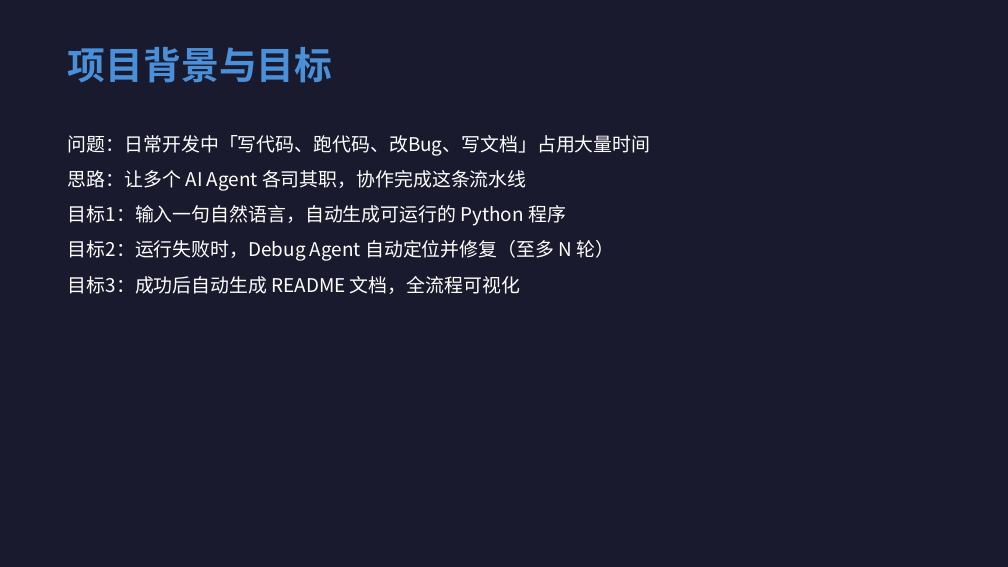
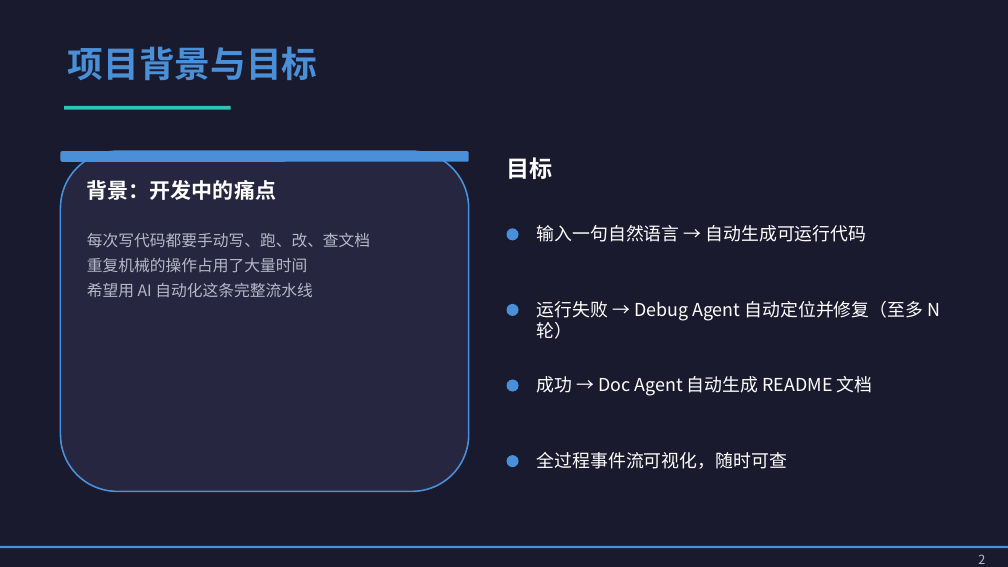
Before and after one commit to dhkgs22/codegen_agent, a slide deck: slide 2 of output/slides/AI_Agent_Project_I_答辩.pptx. Drawn at 1008x567 pixels with LibreOffice and Linux fonts; fonts in the diff are those of the drawing. Boxes give left, top, right and bottom in pixels: in the first picture for what was removed or moved away, otherwise in the second. Text is boxed around its words. In the diff, an @@ line names an element or a change of style, - is before the commit and + after.

```diff
--- a/output/slides/AI_Agent_Project_I_答辩.pptx
+++ b/output/slides/AI_Agent_Project_I_答辩.pptx
@@ text "项目背景与目标" at bbox=[68, 46, 318, 80]: size 36 to 34 pt; more space between paragraphs @@
@@ rectangle added at bbox=[64, 106, 231, 110], fill #2EC4B6 @@
@@ text removed at bbox=[68, 135, 651, 294] @@
-问题：日常开发中「写代码、跑代码、改Bug、写文档」占用大量时间
-思路：让多个 AI Agent 各司其职，协作完成这条流水线
-目标1：输入一句自然语言，自动生成可运行的 Python 程序
-目标2：运行失败时，Debug Agent 自动定位并修复（至多 N 轮）
-目标3：成功后自动生成 README 文档，全流程可视化
@@ rounded rectangle added at bbox=[60, 151, 469, 492], fill #262640, outline #4A90D9 1.5 pt @@
@@ rounded rectangle added at bbox=[60, 151, 469, 162], fill #4A90D9 @@
@@ text added at bbox=[506, 157, 552, 179], 22 pt, text #FFFFFF, bold @@
+目标
@@ text added at bbox=[87, 180, 276, 200], 20 pt, text #FFFFFF, bold @@
+背景：开发中的痛点
@@ text added at bbox=[87, 233, 370, 297], 15 pt, text #B4B9C8 @@
+每次写代码都要手动写、跑、改、查文档
+重复机械的操作占用了大量时间
+希望用 AI 自动化这条完整流水线
@@ ellipse added at bbox=[507, 228, 519, 240], fill #4A90D9 @@
@@ text added at bbox=[537, 225, 867, 242], 17 pt, text #FFFFFF @@
+输入一句自然语言 → 自动生成可运行代码
@@ ellipse added at bbox=[507, 304, 519, 316], fill #4A90D9 @@
@@ text added at bbox=[537, 301, 941, 339], 17 pt, text #FFFFFF @@
+运行失败 → Debug Agent 自动定位并修复（至多 N 轮）
@@ ellipse added at bbox=[507, 380, 519, 392], fill #4A90D9 @@
@@ text added at bbox=[537, 376, 873, 396], 17 pt, text #FFFFFF @@
+成功 → Doc Agent 自动生成 README 文档
@@ ellipse added at bbox=[507, 455, 519, 467], fill #4A90D9 @@
@@ text added at bbox=[537, 452, 787, 469], 17 pt, text #FFFFFF @@
+全过程事件流可视化，随时可查
@@ rectangle added at bbox=[0, 546, 1008, 548], fill #4A90D9 @@
@@ text added at bbox=[978, 554, 985, 564], 12 pt, text #B4B9C8 @@
+2
```
Also in this commit, not shown: 6 other slides changed, 1 other file.
